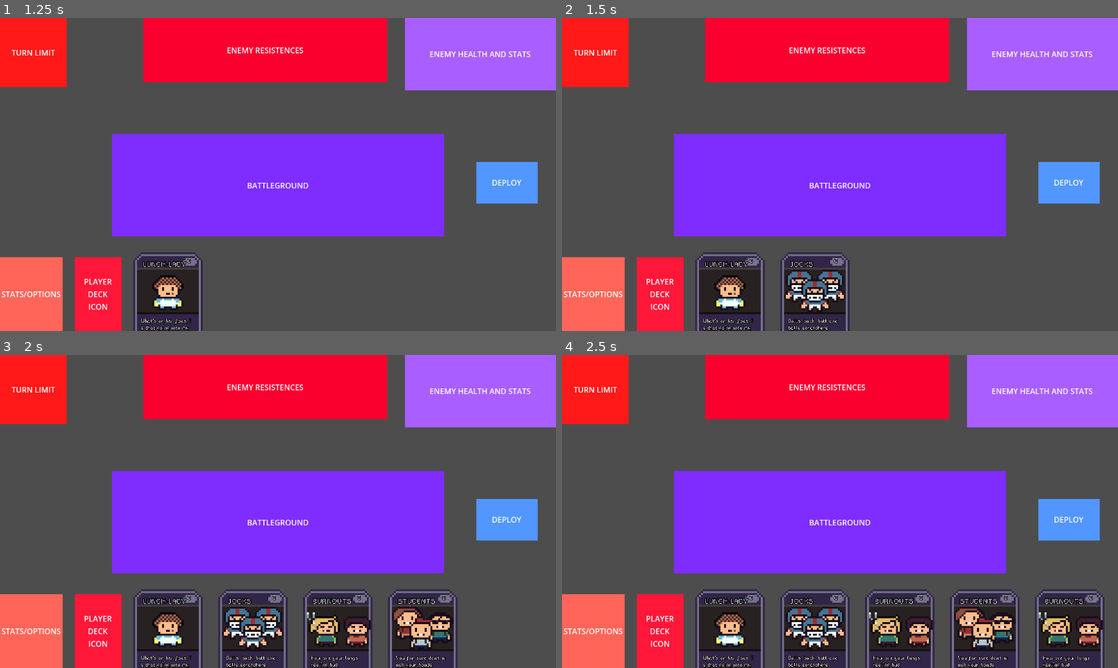
Above: before the commit, frames 1-4 (two rows, left to right).
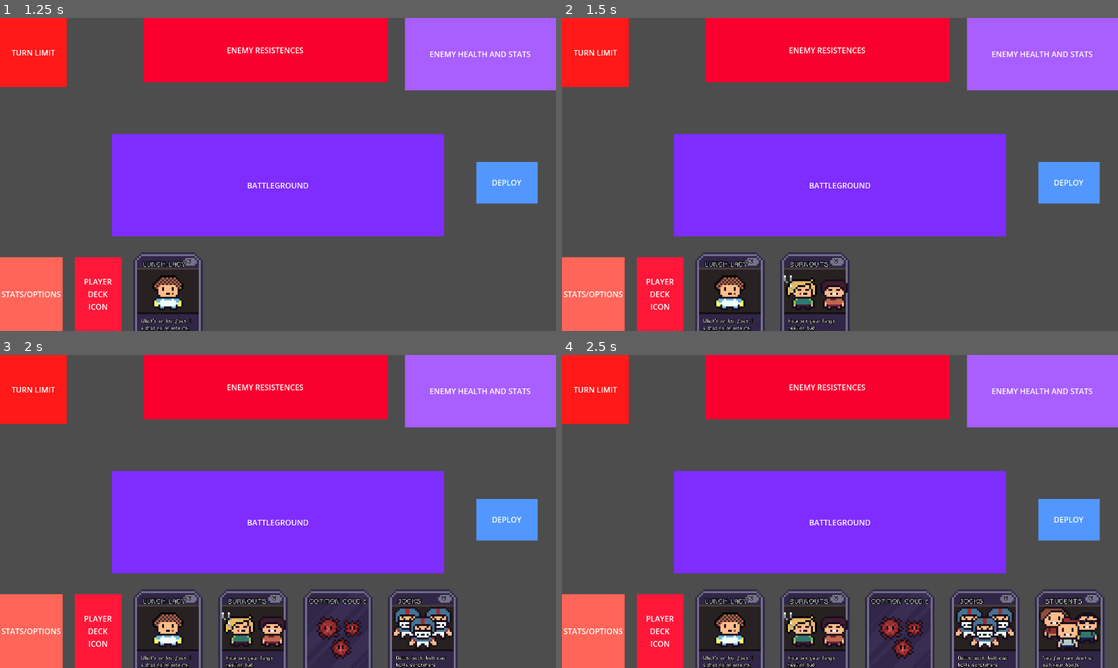
Above: after the commit, the same moments.

Repository: JPGFG/ld24
Game: Godot game, scene res://scenes/game-board/gameboard.tscn
Two runs of this game, one before a commit and one after it. Both use one fixed random seed, a clock stepped at 60 frames per second and the inputs below.
Inputs (mouse positions are in pixels of both pictures, inside the frame that each line leads up to):
- Up to frame 1 (1.25 s): tap Enter at 0.5 s; move the mouse to (400, 158) at 0.52 s
- Up to frame 2 (1.5 s): tap Space at 1.25 s; move the mouse to (728, 190) at 1.27 s
- Up to frame 3 (2 s): no input
- Up to frame 4 (2.5 s): move the mouse to (895, 442) at 2.02 s

Frame 1 is identical in both runs. In frame 2, 1.2% of the frame differs, in the area x 39-52%, y 77-100%; in frame 3, 4.1%; in frame 4, 5.1%, in the area x 39-98%, y 76-100%.

Commit message:
look at my big deck

Diff:
--- /dev/null
+++ b/resources/decks/common_cold_deck.tres
@@ -0,0 +1,12 @@
+[gd_resource type="Resource" script_class="DeckResource" load_steps=7 format=3 uid="uid://dogj1qx38hwul"]
+
+[ext_resource type="Resource" uid="uid://dcrkkjw5njfc5" path="res://resources/cards/germ/common_cold.tres" id="1_fd7as"]
+[ext_resource type="Script" path="res://scripts/cards/deck_resource.gd" id="1_haj3m"]
+[ext_resource type="Resource" uid="uid://bd8x5g2uoi4q5" path="res://resources/cards/populations/burnouts.tres" id="2_2xq4n"]
+[ext_resource type="Resource" uid="uid://1xxxgenvf8vk" path="res://resources/cards/populations/jocks.tres" id="3_jatsm"]
+[ext_resource type="Resource" uid="uid://di5iu1et6jwnr" path="res://resources/cards/populations/lunch_lady.tres" id="4_qfd7o"]
+[ext_resource type="Resource" uid="uid://cxu63e8yqstxa" path="res://resources/cards/populations/students.tres" id="5_ml634"]
+
+[resource]
+script = ExtResource("1_haj3m")
+cards = Array[Resource("res://scripts/cards/card_resource.gd")]([ExtResource("1_fd7as"), ExtResource("2_2xq4n"), ExtResource("3_jatsm"), ExtResource("4_qfd7o"), ExtResource("5_ml634")])
--- a/scenes/game-board/gameboard.tscn
+++ b/scenes/game-board/gameboard.tscn
@@ -1,8 +1,9 @@
-[gd_scene load_steps=8 format=3 uid="uid://b5bq40gj4dwru"]
+[gd_scene load_steps=9 format=3 uid="uid://b5bq40gj4dwru"]
 
 [ext_resource type="Script" path="res://scripts/game-state-machines/game-state-machine.gd" id="1_4hyl4"]
 [ext_resource type="PackedScene" uid="uid://bwlu63c2x5m75" path="res://scenes/hand.tscn" id="1_7xxgu"]
 [ext_resource type="Script" path="res://scripts/controllers/game-controller.gd" id="1_a3i36"]
+[ext_resource type="Resource" uid="uid://dogj1qx38hwul" path="res://resources/decks/common_cold_deck.tres" id="2_2qaxo"]
 [ext_resource type="Script" path="res://scripts/controllers/ui-controller.gd" id="2_dp5jn"]
 [ext_resource type="Script" path="res://scripts/game-state-machines/game-state-base.gd" id="2_dwdl8"]
 [ext_resource type="Script" path="res://scripts/game-state-machines/states/turn-start.gd" id="3_loohh"]
@@ -15,6 +16,10 @@
 anchor_bottom = 1.0
 grow_horizontal = 2
 grow_vertical = 2
+
+[node name="Deck" type="Node" parent="."]
+script = ExtResource("7_8dqh2")
+deck_resource = ExtResource("2_2qaxo")
 
 [node name="Hand" parent="." instance=ExtResource("1_7xxgu")]
 layout_mode = 1
@@ -234,6 +239,3 @@
 
 [node name="GameStateBase" type="Node" parent="GameStateMachine"]
 script = ExtResource("2_dwdl8")
-
-[node name="Deck" type="Node" parent="."]
-script = ExtResource("7_8dqh2")
--- a/scripts/cards/card.gd
+++ b/scripts/cards/card.gd
@@ -1,8 +1,5 @@
 extends Node
 class_name Base_Card
-
-const pop_scene = preload("res://scenes/cards/pop_card.tscn")
-const germ_scene = preload("res://scenes/cards/germ_card.tscn")
 
 @export var card_resource: CardResource
 var sprite_2d: TextureRect
@@ -58,6 +55,11 @@
 	)
 
 static func new_card(p_card_resource: CardResource) -> Base_Card:
-	var card = pop_scene.instantiate()
+	var card: Base_Card
+	match p_card_resource.card_type:
+		CardResource.CardType.POPULATION:
+			card = preload("res://scenes/cards/pop_card.tscn").instantiate()
+		CardResource.CardType.DISEASE:
+			card = preload("res://scenes/cards/germ_card.tscn").instantiate()
 	card.card_resource = p_card_resource
 	return card
--- /dev/null
+++ b/scripts/cards/deck_resource.gd
@@ -0,0 +1,7 @@
+extends Resource
+class_name DeckResource
+
+@export var cards: Array[CardResource]
+
+func _init(p_cards: Array[CardResource] = []):
+    cards = p_cards
--- a/scripts/cards/germ_card.gd
+++ b/scripts/cards/germ_card.gd
@@ -12,8 +12,8 @@
 
 
 func build_card():
-	if card_resource.multipler != null:
-		multiplier.text = str(card_resource.multipler) + "X"
+	if card_resource.multiplier != null:
+		multiplier.text = str(card_resource.multiplier) + "X"
 
 	if card_resource.adder != null:
 		adder.text = str(card_resource.adder) + "+"
--- a/scripts/deck.gd
+++ b/scripts/deck.gd
@@ -2,14 +2,10 @@
 class_name Deck
 
 var cards: Array[CardResource] = []
+@export var deck_resource: DeckResource
 
 func _ready():
-    var card_resources = Helper.get_all_resource_paths("res://resources/cards/populations", false)
-    print(card_resources)
-    var resources_size = card_resources.size()
-    for i in range(10):
-        var random_resource = card_resources[randi() % resources_size]
-        var card = load(random_resource)
+    for card in deck_resource.cards:
         cards.append(card)
 
 func shuffle():
